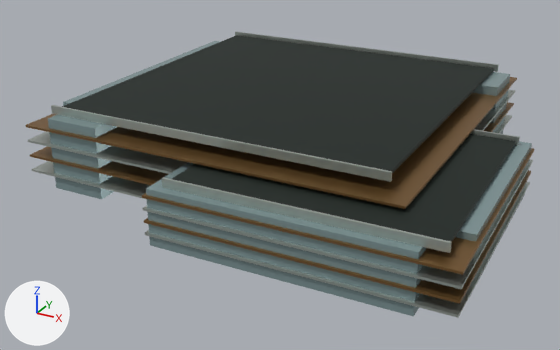
One commit to the Blender file landmarks/assets/szbay-port-2.blend: the scene before it, then after it.
Camera for both pictures: a 50 mm lens placed at (51.0, -106.4, 53.1), pointed at (-7.6, 0.1, -0.2). The axes (+X, +Y, +Z) are drawn at lower left. The lights are the same throughout. The older version comes first.

Objects in the first picture: 'envelope', 'floor_bands', 'floor_bands.001', 'parapet', 'roof_deck'.
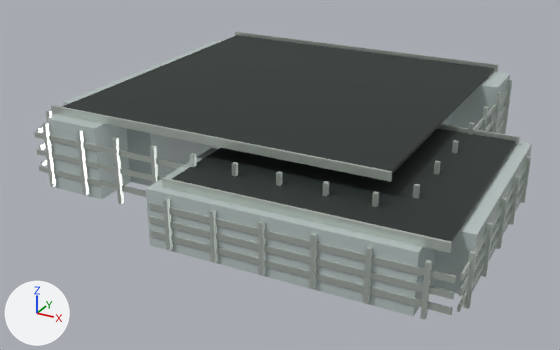
Edits to the scene script, one JSON object a line:
```json
{"op": "set", "path": "mat_glass.base_color", "old": "(0.27, 0.381, 0.392)", "new": "(0.558, 0.644, 0.631)", "note": "grey #8ea6a8 -> light grey #c5d2d0"}
{"op": "set", "path": "mat_glass.metallic", "old": "0.42", "new": "0.22"}
{"op": "set", "path": "mat_glass.roughness", "old": "0.24", "new": "0.16"}
{"op": "set", "path": "mat_metal.base_color", "old": "(0.539, 0.591, 0.546)", "new": "(0.665, 0.723, 0.672)", "note": "light grey #c2cac3 -> light grey #d5ddd6"}
{"op": "set", "path": "mat_metal.metallic", "old": "0.82", "new": "0.72"}
{"block": "me_floor_bands", "where": "# used by ob_floor_bands; location = (0.0, 0.0, 0.0)"}
{"op": "remove", "block": "me_floor_bands", "code": "me_floor_bands.from_pydata(...)  # 96 vertices, 24 faces; spans x -42.4..32.5, y -31.2..41.4, z 1.7..7.9"}
{"op": "add", "block": "me_floor_bands", "code": "me_floor_bands.from_pydata(...)  # 576 vertices, 144 faces; spans x -41.9..32.3, y -31.0..40.9, z 1.7..9.3"}
{"block": "me_floor_bands", "change": "me_floor_bands part 1: the loose piece of 4 vertices spanning x 31.3..32.5, y -30.0..12.3, z 1.7..2.1 is rebuilt with 4 vertices and now spans x 31.1..32.3, y -28.7..11.1, z 1.7..2.6"}
{"block": "me_floor_bands", "change": "me_floor_bands part 2: the loose piece of 4 vertices spanning x -12.0..32.5, y -31.2..-30.0, z 1.7..2.1 is rebuilt with 4 vertices and now spans x -11.1..31.6, y -31.0..-29.8, z 1.7..2.6"}
{"block": "me_floor_bands", "change": "me_floor_bands part 3: the loose piece of 4 vertices spanning x 31.3..32.5, y -30.0..12.3, z 5.6..5.9 is rebuilt with 4 vertices and now spans x 30.8..32.3, y -28.7..11.1, z 6.0"}
{"block": "me_floor_bands", "change": "me_floor_bands part 4: the loose piece of 4 vertices spanning x -12.0..32.5, y -31.2..-30.0, z 5.6..5.9 is rebuilt with 4 vertices and now spans x -11.1..31.6, y -31.0..-29.5, z 6.0"}
{"block": "me_floor_bands", "change": "me_floor_bands part 5: the loose piece of 4 vertices spanning x -41.3..22.5, y -23.3..-22.2, z 2.4..2.7 is rebuilt with 4 vertices and now spans x -40.0..21.3, y -22.9..-21.5, z 2.5"}
{"block": "me_floor_bands", "change": "me_floor_bands part 6: 52 vertices removed from x -42.4..32.5, y -31.2..41.4, z 1.7..7.9; 532 vertices added at x -41.9..32.3, y -31.0..40.9, z 1.7..9.3"}
{"block": "me_floor_bands", "change": "other edits to the shape of me_floor_bands do not show in these pictures"}
{"block": "me_floor_bands_001", "where": "# used by ob_floor_bands_001; location = (0.0, 0.0, 0.0)"}
{"op": "remove", "block": "me_floor_bands_001", "code": "me_floor_bands_001.from_pydata(...)  # 96 vertices, 24 faces; spans x -42.4..32.5, y -31.2..41.4, z 3.7..10.4"}
{"op": "remove", "block": "me_floor_bands_001", "code": "me_floor_bands_001.materials.append(mat_bronze)  # brown #8d6a3e"}
{"op": "add", "block": "me_floor_bands_001", "code": "me_floor_bands_001.from_pydata(...)  # 1296 vertices, 324 faces; spans x -42.4..32.7, y -31.4..41.4, z 0.5..11.3"}
{"block": "me_floor_bands_001", "change": "me_floor_bands_001 part 7: 8 loose pieces with 32 vertices, spanning x -42.4..32.5, y -31.2..41.4, z 3.7..5.3, are deleted"}
{"block": "me_floor_bands_001", "change": "me_floor_bands_001 part 8: 64 vertices removed from x -42.4..32.5, y -31.2..41.4, z 4.9..10.4; 1296 vertices added at x -42.4..32.7, y -31.4..41.4, z 0.5..11.3"}
{"op": "add", "block": "me_floor_bands_001", "code": "me_floor_bands_001.materials.append(mat_metal)  # light grey #d5ddd6"}
```

Pixel boxes (x1, y1, x2, y2) of what changed, in the pictures (560 x 350 px):
```json
{"object": "envelope", "change": "recoloured, surface changed", "before": [48, 41, 532, 317], "after": [48, 41, 532, 317]}
{"object": "floor_bands.001", "change": "recoloured, surface changed, reshaped", "before": [25, 77, 535, 304], "after": [42, 71, 531, 319], "on screen": "9% taller"}
{"object": "floor_bands", "change": "recoloured, surface changed, reshaped", "before": [28, 90, 533, 318], "after": [34, 87, 526, 315]}
{"object": "parapet", "change": "recoloured, surface changed", "before": [51, 32, 520, 253], "after": [51, 32, 520, 253]}
{"part": 1, "of": "me_floor_bands", "change": "rebuilt", "before": [458, 183, 530, 318], "after": [459, 191, 523, 312], "on screen": "11% narrower, 10% shorter"}
{"part": 2, "of": "me_floor_bands", "change": "rebuilt", "before": [145, 233, 459, 318], "after": [150, 230, 452, 315]}
{"part": 3, "of": "me_floor_bands", "change": "rebuilt", "before": [462, 161, 533, 288], "on screen": "not visible afterwards"}
{"part": 4, "of": "me_floor_bands", "change": "rebuilt", "before": [143, 208, 462, 289], "on screen": "not visible afterwards"}
{"part": 5, "of": "me_floor_bands", "change": "rebuilt", "before": [32, 169, 145, 199], "on screen": "not visible afterwards"}
{"part": 6, "of": "me_floor_bands", "change": "built on", "before": [28, 90, 533, 315], "after": [34, 87, 526, 315]}
{"part": 7, "of": "me_floor_bands_001", "change": "deleted", "before": [144, 170, 531, 304]}
{"part": 8, "of": "me_floor_bands_001", "change": "cut back", "before": [25, 77, 535, 275], "after": [42, 71, 531, 319]}
```
